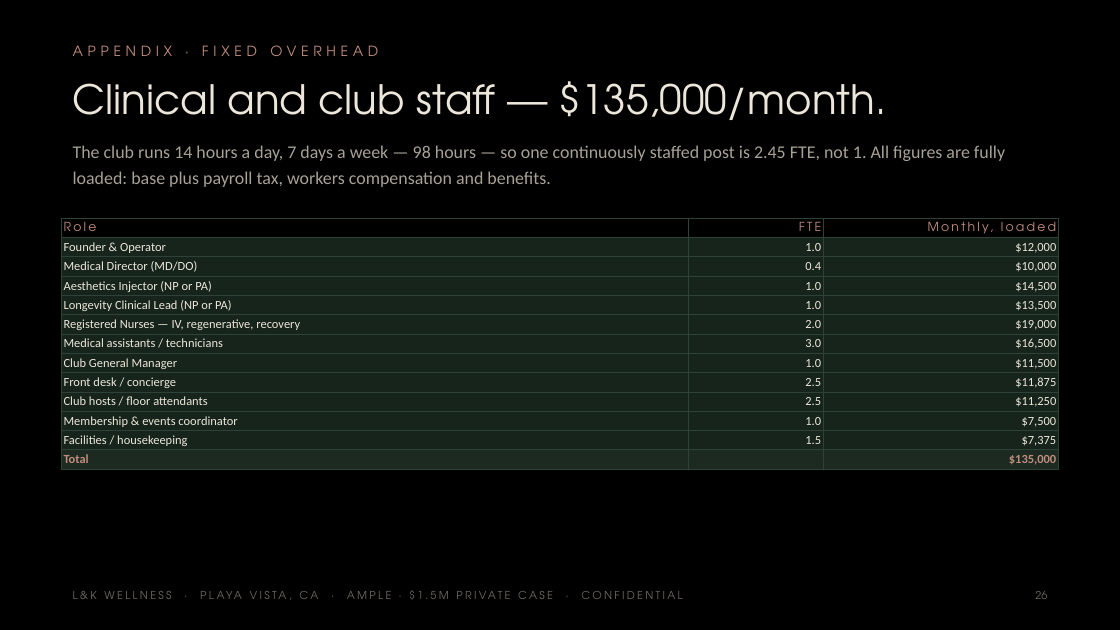
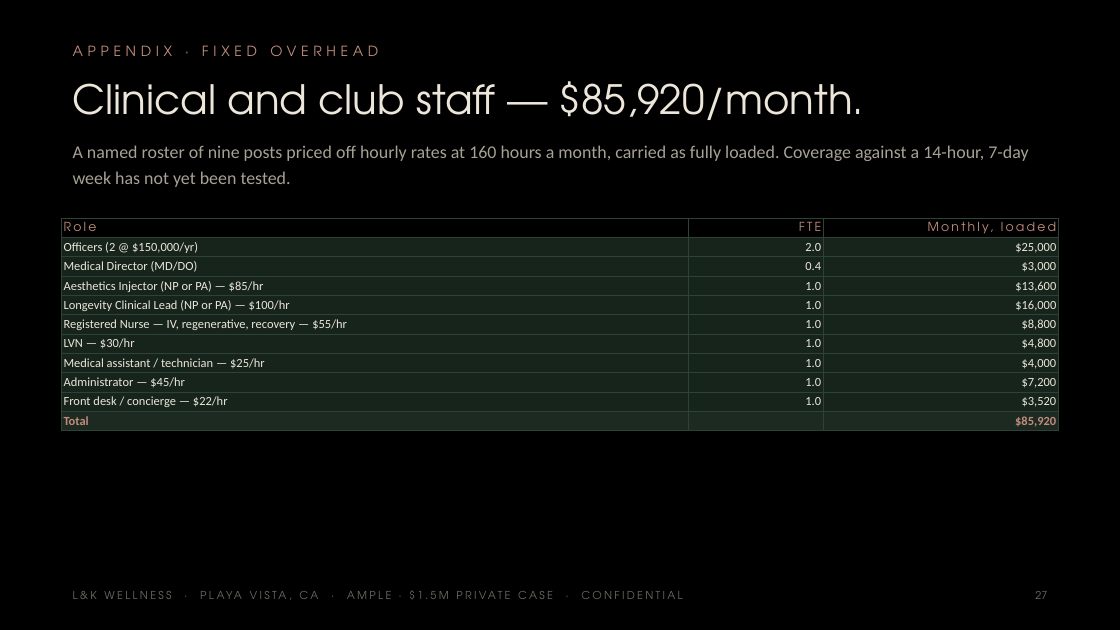
Before and after one commit to apexalpha811/2mil_ample, a slide deck: slide 27 of 1.5mil_ample.pptx (slide 26 before the commit). Drawn at 1120x630 pixels with LibreOffice and Linux fonts; fonts in the diff are those of the drawing. Boxes give left, top, right and bottom in pixels: in the first picture for what was removed or moved away, otherwise in the second. Text is boxed around its words. In the diff, an @@ line names an element or a change of style, - is before the commit and + after.

```diff
--- a/1.5mil_ample.pptx
+++ b/1.5mil_ample.pptx
@@ text at [73,81,864,120]: text changed @@
-Clinical and club staff — $135,000/month.
+Clinical and club staff — $85,920/month.
@@ text at [73,145,1028,187]: text changed @@
-The club runs 14 hours a day, 7 days a week — 98 hours — so one continuously staffed post is 2.45 FTE, not 1. All figures are fully loaded: base plus payroll tax, workers compensation and benefits.
+A named roster of nine posts priced off hourly rates at 160 hours a month, carried as fully loaded. Coverage against a 14-hour, 7-day week has not yet been tested.
@@ table at [62,218,1058,431] @@
-row 2: Founder & Operator | 1.0 | $12,000
-row 3: Medical Director (MD/DO) | 0.4 | $10,000
-row 4: Aesthetics Injector (NP or PA) | 1.0 | $14,500
-row 5: Longevity Clinical Lead (NP or PA) | 1.0 | $13,500
-row 6: Registered Nurses — IV, regenerative, recovery | 2.0 | $19,000
-row 7: Medical assistants / technicians | 3.0 | $16,500
-row 8: Club General Manager | 1.0 | $11,500
-row 9: Front desk / concierge | 2.5 | $11,875
-row 10: Club hosts / floor attendants | 2.5 | $11,250
-row 11: Membership & events coordinator | 1.0 | $7,500
-row 12: Facilities / housekeeping | 1.5 | $7,375
-row 13: Total |  | $135,000
+row 2: Officers (2 @ $150,000/yr) | 2.0 | $25,000
+row 3: Medical Director (MD/DO) | 0.4 | $3,000
+row 4: Aesthetics Injector (NP or PA) — $85/hr | 1.0 | $13,600
+row 5: Longevity Clinical Lead (NP or PA) — $100/hr | 1.0 | $16,000
+row 6: Registered Nurse — IV, regenerative, recovery — $55/hr | 1.0 | $8,800
+row 7: LVN — $30/hr | 1.0 | $4,800
+row 8: Medical assistant / technician — $25/hr | 1.0 | $4,000
+row 9: Administrator — $45/hr | 1.0 | $7,200
+row 10: Front desk / concierge — $22/hr | 1.0 | $3,520
+row 11: Total |  | $85,920
@@ text at [1035,591,1047,599]: text changed @@
-26
+27
```
Also in this commit, not shown: 26 other slides changed, 1 slide added, 6 other files.
